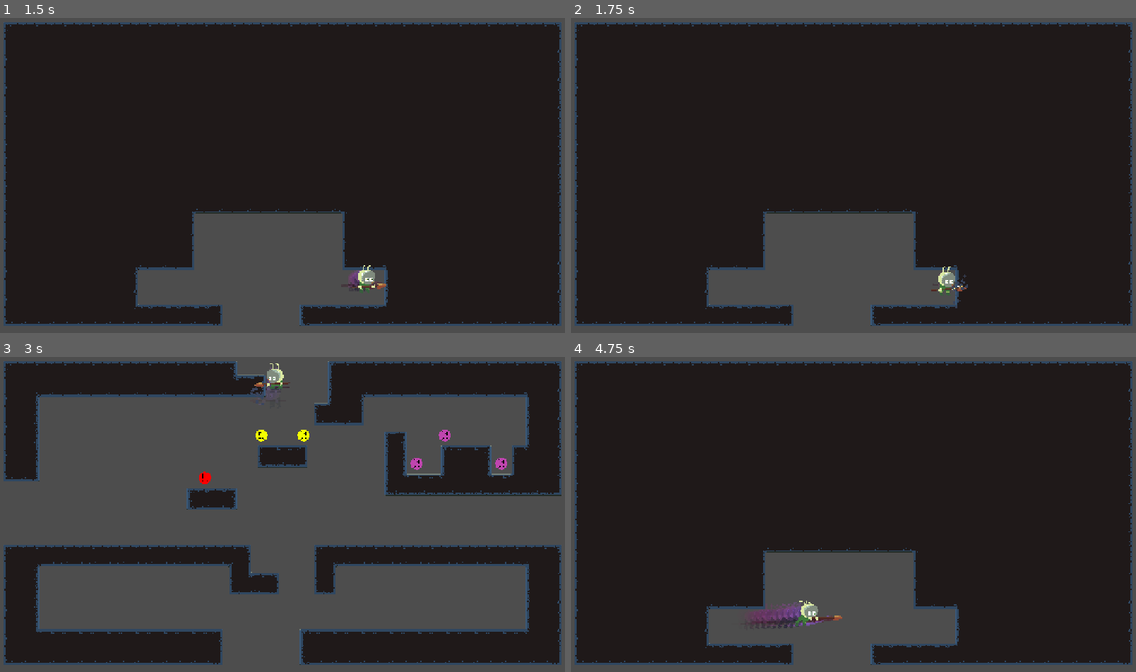
Above: before the commit, frames 1-4 (two rows, left to right).
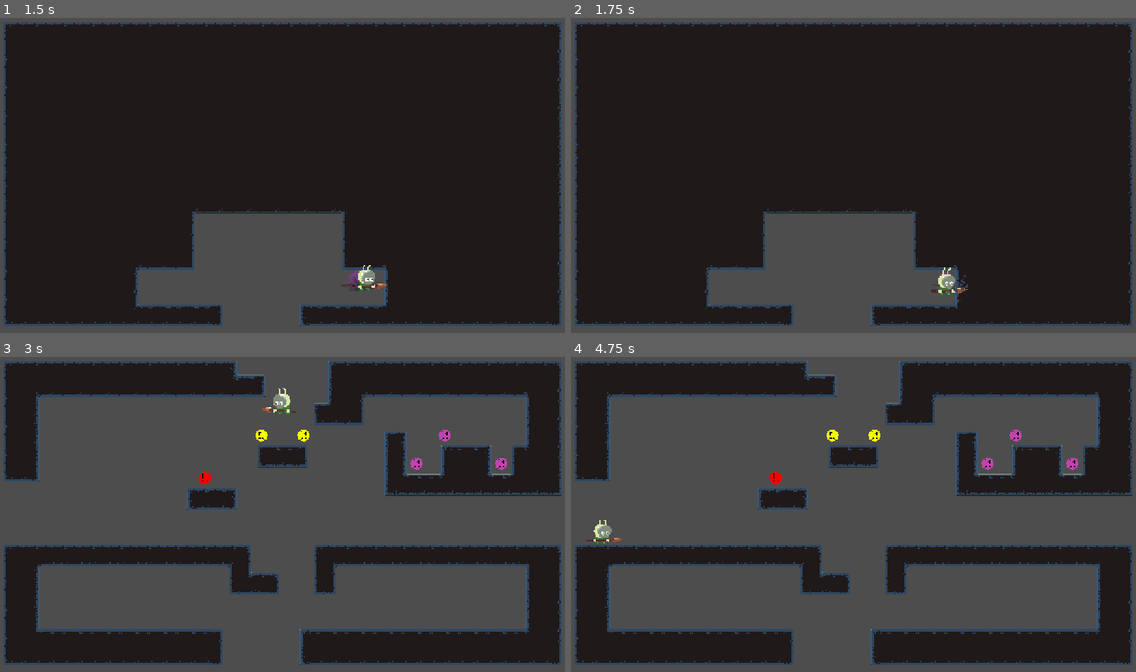
Above: after the commit, the same moments.

Repository: soulwa/ggj2026
Game: Godot game, scene res://Scenes/Levels/example_down.tscn
The game is run twice, just before and just after one commit, with the same random seed, the same clock (stepped at 60 frames per second) and the same inputs. This scene is started directly instead of the project's main scene.
Inputs:
- Up to frame 1 (1.5 s): tap Enter at 0.5 s; hold X (action) 0.53-1.28 s; hold Right (right) from 0.53 s (still down); tap Z (jump) at 0.77, 0.8, 1.07, 1.35 s
- Up to frame 2 (1.75 s): keep holding Right (right); tap Z (jump) at 1.52 s; tap X (action) at 1.55 s
- Up to frame 3 (3 s): tap Z (jump) at 1.82, 2.3 s; release Right (right) at 2.03 s; hold X (action) 2.03-2.78 s; hold Left (left) from 2.03 s (still down); tap Shift (switch_mask) at 2.85 s
- Up to frame 4 (4.75 s): tap Z (jump) at 3.02, 3.32, 3.77, 3.8, 4.07, 4.35, 4.52 s; tap X (action) at 3.05, 4.55 s; hold X (action) 3.53-4.28 s; release Left (left) at 4.28 s; hold Right (right) from 4.28 s (still down)

Frame 1 is identical in both runs. In frame 2, 0.2% of the frame differs, in the area x 63-71%, y 78-88%; in frame 3, 0.4%; in frame 4, 58%, in the area x 0-100%, y 1-95%.

Commit message:
dive and mask switch

Diff:
--- a/Scenes/player.tscn
+++ b/Scenes/player.tscn
@@ -2,6 +2,7 @@
 
 [ext_resource type="Script" uid="uid://utx1cv7juuf5" path="res://Scripts/player.gd" id="1_cvnsp"]
 [ext_resource type="Texture2D" uid="uid://bhnlook8ti2qb" path="res://Assets/Sprites/player-neutral-body.png" id="2_fkybt"]
+[ext_resource type="Texture2D" uid="uid://dpd6pff5dtsme" path="res://Assets/Sprites/player-dive-body.png" id="2_igrcy"]
 [ext_resource type="Texture2D" uid="uid://bi8jyaveywfuq" path="res://Assets/Sprites/player-jump-body.png" id="3_ukyrk"]
 [ext_resource type="Texture2D" uid="uid://b5nyo2ajajnaw" path="res://Assets/Sprites/player-running-body.png" id="3_x3wgy"]
 [ext_resource type="Texture2D" uid="uid://mwoxk3x1yvq7" path="res://Assets/Sprites/player-thrust-body.png" id="4_tx1dd"]
@@ -10,14 +11,24 @@
 [ext_resource type="Texture2D" uid="uid://d1par8hg1tmfv" path="res://Assets/Sprites/player-running-mask.png" id="5_8erm5"]
 [ext_resource type="Texture2D" uid="uid://vtqqxwx8dueg" path="res://Assets/Sprites/player-running-spear.png" id="7_3smsa"]
 [ext_resource type="Texture2D" uid="uid://bv8pjuxcwfvf0" path="res://Assets/Sprites/player-jump-mask.png" id="7_7dp3o"]
+[ext_resource type="Texture2D" uid="uid://dctdcy3smovto" path="res://Assets/Sprites/player-dive-mask-down.png" id="7_fs7ks"]
 [ext_resource type="Texture2D" uid="uid://swei1d44s7gd" path="res://Assets/Sprites/player-thrust-mask.png" id="7_gymyn"]
 [ext_resource type="Texture2D" uid="uid://c47nouorgr18i" path="res://Assets/Sprites/player-thrust-spear.png" id="10_pu2lt"]
 [ext_resource type="Texture2D" uid="uid://b5t70y3872jtp" path="res://Assets/Sprites/player-jump-spear.png" id="11_h4iuc"]
-[ext_resource type="Script" path="res://Scripts/afterimage_trail.gd" id="11_trail"]
-[ext_resource type="Script" path="res://Scripts/smash_particles.gd" id="12_smash"]
+[ext_resource type="Script" uid="uid://cj5b38efi7kmh" path="res://Scripts/afterimage_trail.gd" id="11_trail"]
+[ext_resource type="Texture2D" uid="uid://bk43c73mihko7" path="res://Assets/Sprites/player-dive-spear.png" id="12_l6n3p"]
+[ext_resource type="Script" uid="uid://cvogmgc3vx3iq" path="res://Scripts/smash_particles.gd" id="12_smash"]
 
 [sub_resource type="RectangleShape2D" id="RectangleShape2D_f3sb7"]
 size = Vector2(20, 16.166668)
+
+[sub_resource type="AtlasTexture" id="AtlasTexture_ph33w"]
+atlas = ExtResource("2_igrcy")
+region = Rect2(0, 0, 192, 192)
+
+[sub_resource type="AtlasTexture" id="AtlasTexture_7ldla"]
+atlas = ExtResource("2_igrcy")
+region = Rect2(192, 0, 192, 192)
 
 [sub_resource type="AtlasTexture" id="AtlasTexture_83xs0"]
 atlas = ExtResource("3_ukyrk")
@@ -67,6 +78,17 @@
 animations = [{
 "frames": [{
 "duration": 1.0,
+"texture": SubResource("AtlasTexture_ph33w")
+}, {
+"duration": 1.0,
+"texture": SubResource("AtlasTexture_7ldla")
+}],
+"loop": false,
+"name": &"dive",
+"speed": 10.0
+}, {
+"frames": [{
+"duration": 1.0,
 "texture": ExtResource("2_fkybt")
 }],
 "loop": true,
@@ -130,6 +152,14 @@
 "speed": 15.0
 }]
 
+[sub_resource type="AtlasTexture" id="AtlasTexture_r7t2e"]
+atlas = ExtResource("7_fs7ks")
+region = Rect2(0, 0, 192, 192)
+
+[sub_resource type="AtlasTexture" id="AtlasTexture_nmr2m"]
+atlas = ExtResource("7_fs7ks")
+region = Rect2(192, 0, 192, 192)
+
 [sub_resource type="AtlasTexture" id="AtlasTexture_yh6i2"]
 atlas = ExtResource("7_7dp3o")
 region = Rect2(192, 0, 192, 192)
@@ -182,6 +212,17 @@
 animations = [{
 "frames": [{
 "duration": 1.0,
+"texture": SubResource("AtlasTexture_r7t2e")
+}, {
+"duration": 1.0,
+"texture": SubResource("AtlasTexture_nmr2m")
+}],
+"loop": false,
+"name": &"dive",
+"speed": 10.0
+}, {
+"frames": [{
+"duration": 1.0,
 "texture": ExtResource("4_x3wgy")
 }],
 "loop": true,
@@ -245,6 +286,14 @@
 "speed": 15.0
 }]
 
+[sub_resource type="AtlasTexture" id="AtlasTexture_ax3m3"]
+atlas = ExtResource("12_l6n3p")
+region = Rect2(0, 0, 192, 192)
+
+[sub_resource type="AtlasTexture" id="AtlasTexture_3vlem"]
+atlas = ExtResource("12_l6n3p")
+region = Rect2(192, 0, 192, 192)
+
 [sub_resource type="AtlasTexture" id="AtlasTexture_qpa8y"]
 atlas = ExtResource("11_h4iuc")
 region = Rect2(192, 0, 192, 192)
@@ -293,6 +342,17 @@
 animations = [{
 "frames": [{
 "duration": 1.0,
+"texture": SubResource("AtlasTexture_ax3m3")
+}, {
+"duration": 1.0,
+"texture": SubResource("AtlasTexture_3vlem")
+}],
+"loop": false,
+"name": &"dive",
+"speed": 10.0
+}, {
+"frames": [{
+"duration": 1.0,
 "texture": ExtResource("5_3smsa")
 }],
 "loop": true,
@@ -359,9 +419,13 @@
 [sub_resource type="RectangleShape2D" id="RectangleShape2D_ukyrk"]
 size = Vector2(70, 14)
 
+[sub_resource type="RectangleShape2D" id="RectangleShape2D_igrcy"]
+size = Vector2(30, 41)
+
 [node name="Player" type="CharacterBody2D" unique_id=1327567935]
 collision_mask = 14
 floor_block_on_wall = false
+floor_snap_length = 0.0
 script = ExtResource("1_cvnsp")
 
 [node name="CollisionShape2D" type="CollisionShape2D" parent="." unique_id=334823801]
@@ -372,17 +436,16 @@
 [node name="Body" type="AnimatedSprite2D" parent="." unique_id=955490563]
 texture_filter = 1
 sprite_frames = SubResource("SpriteFrames_036b0")
-animation = &"land"
+animation = &"dive"
+flip_h = true
 
 [node name="Mask" type="AnimatedSprite2D" parent="." unique_id=973414495]
 sprite_frames = SubResource("SpriteFrames_8erm5")
-animation = &"land"
+animation = &"dive"
 
 [node name="Spear" type="AnimatedSprite2D" parent="." unique_id=2118708115]
 sprite_frames = SubResource("SpriteFrames_f1ek2")
-animation = &"thrust"
-frame = 2
-frame_progress = 1.0
+animation = &"dive"
 
 [node name="SpearHitbox" type="Area2D" parent="." unique_id=1815314269]
 collision_layer = 0
@@ -398,14 +461,61 @@
 shape = SubResource("RectangleShape2D_ukyrk")
 disabled = true
 
-[connection signal="body_entered" from="SpearHitbox" to="." method="_on_spear_hitbox_body_entered"]
-
-[node name="AfterimageTrail" type="Node2D" parent="."]
+[node name="AfterimageTrail" type="Node2D" parent="." unique_id=801396021]
 script = ExtResource("11_trail")
 
-[node name="SmashParticles" type="CPUParticles2D" parent="."]
+[node name="SmashParticles" type="CPUParticles2D" parent="." unique_id=1728665215]
 emitting = false
 script = ExtResource("12_smash")
 
-[node name="WeaponTip" type="Marker2D" parent="."]
+[node name="WeaponTip" type="Marker2D" parent="." unique_id=642986737]
 position = Vector2(48, 8)
+
+[node name="SwapmaskUIRight" type="Node2D" parent="." unique_id=497003996]
+visible = false
+
+[node name="ThrustMask" type="Sprite2D" parent="SwapmaskUIRight" unique_id=390062780]
+position = Vector2(54, 3)
+texture = ExtResource("4_x3wgy")
+
+[node name="DiveMask" type="Sprite2D" parent="SwapmaskUIRight" unique_id=1365743981]
+position = Vector2(-6, 65)
+texture = ExtResource("4_x3wgy")
+
+[node name="DoubleumpMask" type="Sprite2D" parent="SwapmaskUIRight" unique_id=58692241]
+position = Vector2(-3, -58)
+texture = ExtResource("4_x3wgy")
+
+[node name="SwapmaskUILeft" type="Node2D" parent="." unique_id=1511842870]
+visible = false
+
+[node name="ThrustMask" type="Sprite2D" parent="SwapmaskUILeft" unique_id=579651800]
+position = Vector2(-56, 4)
+texture = ExtResource("4_x3wgy")
+flip_h = true
+
+[node name="DiveMask" type="Sprite2D" parent="SwapmaskUILeft" unique_id=2133865910]
+position = Vector2(-6, 65)
+texture = ExtResource("4_x3wgy")
+flip_h = true
+
+[node name="DoubleumpMask" type="Sprite2D" parent="SwapmaskUILeft" unique_id=961024862]
+position = Vector2(-3, -58)
+texture = ExtResource("4_x3wgy")
+flip_h = true
+
+[node name="SpearHitboxDive" type="Area2D" parent="." unique_id=879356101]
+collision_layer = 0
+collision_mask = 6
+
+[node name="ShapeRight" type="CollisionShape2D" parent="SpearHitboxDive" unique_id=1610819215]
+position = Vector2(-5, 52.5)
+shape = SubResource("RectangleShape2D_igrcy")
+disabled = true
+
+[node name="ShapeLeft" type="CollisionShape2D" parent="SpearHitboxDive" unique_id=1543199290]
+position = Vector2(5, 52.5)
+shape = SubResource("RectangleShape2D_igrcy")
+disabled = true
+
+[connection signal="body_entered" from="SpearHitbox" to="." method="_on_spear_hitbox_body_entered"]
--- a/Scripts/globals.gd
+++ b/Scripts/globals.gd
@@ -17,5 +17,6 @@
 	Thrust,
 	DoubleJump,
 	Dive,
+	Cry,
 }
 var currently_selected_action: Action = Action.Thrust
--- a/Scripts/player.gd
+++ b/Scripts/player.gd
@@ -23,6 +23,12 @@
 @onready var spear_hitbox: Area2D = $SpearHitbox
 @onready var shape_right: CollisionShape2D = $SpearHitbox/ShapeRight
 @onready var shape_left: CollisionShape2D = $SpearHitbox/ShapeLeft
+@onready var spear_hitbox_dive: Area2D = $SpearHitboxDive
+@onready var spear_hitbox_dive_shape_left: CollisionShape2D = $SpearHitboxDive/ShapeLeft
+@onready var spear_hitbox_dive_shape_right: CollisionShape2D = $SpearHitboxDive/ShapeRight
+
+@onready var swapmask_ui_left: Node2D = $SwapmaskUILeft
+@onready var swapmask_ui_right: Node2D = $SwapmaskUIRight
 
 # particles
 @onready var smash_particles: SmashParticles = $SmashParticles
@@ -73,14 +79,16 @@
 
 @export_subgroup("Downdash")
 @export var dive_startup_time := DT * 2
-@export var dive_accel := -30.0
-@export var dive_max_speed := -300.0
+@export var dive_gravity_multiplier := 2.0
+@export var dive_initial_y_vel := 1000.0
+@export var dive_bounce_boost_height := 32.0 * 4
 
 enum MoveState {
 	NORMAL,
 	THRUST,
 	THRUST_ACTIONABLE,
-	DOWNDASH,
+	DIVE,
+	DIVE_BOUNCE,
 	SWAPMASK,
 }
 
@@ -92,15 +100,24 @@
 var jump_buffer_timer := 0.0
 var action_buffer_timer := 0.0
 var was_in_air_last_frame: bool = false
+var disable_jump_cancel: bool = false
+var latest_direction := Vector2i.ZERO
 
 var thrust_timer: float
 var thrust_direction: int
 var thrusts_remaining: int
+
+var dive_height_fallen: float
+var dives_remaining: int
+
+var doublejumps_remaining: int
 
 var last_tick_left: int
 var last_tick_right: int
 var last_tick_up: int
 var last_tick_down: int
+
+var swapmask_target: Globals.Action
 
 
 func _ready() -> void:
@@ -109,6 +126,8 @@
 	thrust_forward_force = thrust_forward_pixels / thrust_time
 	thrust_up_force = thrust_height_pixels / thrust_time
 	wall_bounce_force_y = -sqrt(2 * gravity * wall_bounce_height_pixels)
+	swapmask_ui_left.hide()
+	swapmask_ui_right.hide()
 
 func _input(event: InputEvent) -> void:
 	pass
@@ -163,6 +182,16 @@
 	elif input_move_down:
 		y_input_priority = 1
 
+	if input_initial_move_left:
+		latest_direction = Vector2i.LEFT
+	if input_initial_move_right:
+		latest_direction = Vector2i.RIGHT
+	if input_initial_move_up:
+		latest_direction = Vector2i.UP
+	if input_initial_move_down:
+		latest_direction = Vector2i.DOWN
+	if not (input_move_left or input_move_right or input_move_up or input_move_down):
+		latest_direction = Vector2i.ZERO
 
 	var hmove = x_input_priority
 	#endregion
@@ -180,10 +209,17 @@
 		action_buffer_timer -= delta
 	#endregion
 
+	if input_swapmask_pressed:
+		enter_swapmask()
+	if input_swapmask_released:
+		exit_swapmask()
+
+
 	#region MOVEMENT
 
-	if current_state == MoveState.NORMAL:
-		facedir = x_input_priority if x_input_priority != 0 else facedir
+	if current_state == MoveState.NORMAL or current_state == MoveState.SWAPMASK:
+		if current_state == MoveState.NORMAL:
+			facedir = x_input_priority if x_input_priority != 0 else facedir
 
 		var effective_accel = run_accel if is_on_floor() else air_accel
 		var effective_top_speed = run_top_speed if is_on_floor() else air_top_speed
@@ -200,36 +236,68 @@
 			velocity.x = move_toward(velocity.x, 0, effective_friction * delta)
 
 
-		# jump from the floor
-		# TODO (sam): fix dj w coyote time off of wall.
-		if input_jump_pressed:
-			jump_buffer_timer = jump_buffer
-		# jump is buffered and on the floor, or just left it.
-		if jump_buffer_timer > 0 and coyote_timer >= 0 and is_on_floor():
-			velocity.y = jump_power
-			jump_buffer_timer = 0
-		# wall jump
-		#elif jump_buffer_timer > 0 and is_on_wall():
-			#var walldir = get_wall_normal()
-			#velocity.x = wall_jump_power_x * walldir.x
-			#velocity.y = wall_jump_power_y
-			#jump_buffer_timer = 0
-		if input_jump_released and velocity.y < jump_cancel_power:
-			velocity.y = jump_cancel_power
-
-		# prepare thrust direction as latest input dir in normal move
-		if is_on_floor():
-			thrusts_remaining = num_thrusts_per_jump
-		if input_action_pressed:
-			action_buffer_timer = action_buffer
-		match Globals.currently_selected_action:
-			Globals.Action.Thrust:
-				if action_buffer_timer > 0 and thrusts_remaining > 0:
-					begin_thrust()
-			Globals.Action.Dive:
-				pass
-			Globals.Action.DoubleJump:
-				pass
+		if current_state == MoveState.NORMAL:
+			# jump from the floor
+			# TODO (sam): fix dj w coyote time off of wall.
+			if input_jump_pressed:
+				jump_buffer_timer = jump_buffer
+			# jump is buffered and on the floor, or just left it.
+			if jump_buffer_timer > 0 and coyote_timer >= 0 and is_on_floor():
+				disable_jump_cancel = false
+				velocity.y = jump_power
+				jump_buffer_timer = 0
+			# wall jump
+			#elif jump_buffer_timer > 0 and is_on_wall():
+				#var walldir = get_wall_normal()
+				#velocity.x = wall_jump_power_x * walldir.x
+				#velocity.y = wall_jump_power_y
+				#jump_buffer_timer = 0
+			if input_jump_released and velocity.y < jump_cancel_power and !disable_jump_cancel:
+				velocity.y = jump_cancel_power
+
+			# prepare thrust direction as latest input dir in normal move
+			if is_on_floor():
+				thrusts_remaining = num_thrusts_per_jump
+				dives_remaining = 1
+				doublejumps_remaining = 1
+			if input_action_pressed:
+				action_buffer_timer = action_buffer
+			match Globals.currently_selected_action:
+				Globals.Action.Thrust:
+					if action_buffer_timer > 0 and thrusts_remaining > 0:
+						begin_thrust()
+				Globals.Action.Dive:
+					if action_buffer_timer > 0 and dives_remaining > 0:
+						begin_dive()
+				Globals.Action.DoubleJump:
+					if action_buffer_timer > 0 and doublejumps_remaining > 0:
+						double_jump()
+			#if Input.is_action_just_pressed("_debug_dive") and dives_remaining > 0:
+				#begin_dive()
+
+		# SWAP MASK STATE input handling
+		elif current_state == MoveState.SWAPMASK:
+			if input_initial_move_down:
+				swapmask_target = Globals.Action.Dive
+			if input_initial_move_up:
+				swapmask_target = Globals.Action.DoubleJump
+			if input_initial_move_left:
+				if facedir < 0:
+					swapmask_target = Globals.Action.Thrust
+				else:
+					swapmask_target = Globals.Action.Cry
+			if input_initial_move_right:
+				if facedir < 0:
+					swapmask_target = Globals.Action.Cry
+				else:
+					swapmask_target = Globals.Action.Thrust
+			# exit menu
+			if input_action_pressed:
+				action_buffer_timer = action_buffer
+				exit_swapmask()
+			elif input_swapmask_released:
+				exit_swapmask()
+
 
 		# compute maximums (unless we want to bypass), gravity as final pass on "physics"
 		#velocity.x = clamp(velocity.x, -effective_top_speed, effective_top_speed)
@@ -260,12 +328,22 @@
 		if sign(hmove) == -sign(velocity.x) or is_on_floor() or is_on_wall():
 			end_thrust()
 
+	elif current_state == MoveState.DIVE:
+		# apply gravity
+		velocity.y += gravity * delta * dive_gravity_multiplier
+		dive_height_fallen += velocity.y * delta
+		# check to hit ground
+		for body in spear_hitbox_dive.get_overlapping_bodies():
+			if body is TileMapLayer:
+				dive_bounce()
+	elif current_state == MoveState.DIVE_BOUNCE:
+		end_dive() # TODO
+
 	move_and_slide()
 	var num_cols = get_slide_collision_count()
 	for idx in num_cols:
 		var collision = get_slide_collision(idx)
 		# TODO (sam): do relevant stuff here if we need, like enemies, walls, spike
-		pass
 	#endregion
 
 	#region ANIMATION
@@ -283,12 +361,13 @@
 				if sprite.animation != "jump": sprite.play("jump")
 		elif current_state == MoveState.THRUST or current_state == MoveState.THRUST_ACTIONABLE and sprite.animation != "thrust":
 			sprite.play("thrust")
+		elif current_state == MoveState.DIVE:
+			if sprite.animation != "dive": sprite.play("dive")
 
 	if !is_on_floor():
 		was_in_air_last_frame = true
 	else:
 		was_in_air_last_frame = false
-	print($Body.animation)
 	#endregion
 
 func _emit_wall_smash_particles() -> void:
@@ -338,3 +417,68 @@
 	velocity.y = wall_bounce_force_y
 	_emit_wall_smash_particles()
 	end_thrust()
+	disable_jump_cancel = true
+
+func enter_swapmask() -> void:
+	current_state = MoveState.SWAPMASK
+	match latest_direction:
+		Vector2i.UP:
+			swapmask_target = Globals.Action.DoubleJump
+		Vector2i.DOWN:
+			swapmask_target = Globals.Action.Dive
+		Vector2i.LEFT:
+			if facedir < 0:
+				swapmask_target = Globals.Action.Thrust
+			else:
+				swapmask_target = Globals.Action.Cry
+		Vector2i.RIGHT:
+			if facedir < 0:
+				swapmask_target = Globals.Action.Cry
+			else:
+				swapmask_target = Globals.Action.Thrust
+		Vector2i.ZERO:
+			swapmask_target = Globals.currently_selected_action
+	Engine.time_scale = 0.05
+	if facedir < 0:
+		swapmask_ui_left.show()
+	else:
+		swapmask_ui_right.show()
+
+func exit_swapmask() -> void:
+	Globals.currently_selected_action = swapmask_target
+	current_state = MoveState.NORMAL
+	Engine.time_scale = 1.0
+	swapmask_ui_left.hide()
+	swapmask_ui_right.hide()
+
+func begin_dive() -> void:
+	current_state = MoveState.DIVE
+	velocity.y = dive_initial_y_vel
+	dive_height_fallen = 0
+	dives_remaining -= 1
+	spear_hitbox_dive.monitoring = true
+	if facedir < 0:
+		spear_hitbox_dive_shape_right.disabled = true
+		spear_hitbox_dive_shape_left.disabled = false
+	else:
+		spear_hitbox_dive_shape_right.disabled = false
+		spear_hitbox_dive_shape_left.disabled = true
+
+func dive_bounce() -> void:
+	print("dive bouncing from a fall of ", dive_height_fallen, " (", round(dive_height_fallen/16.0), " tiles)")
+	velocity.y = -sqrt(2 * gravity * (dive_height_fallen + dive_bounce_boost_height))
+	current_state = MoveState.DIVE_BOUNCE
+	dives_remaining = 0
+	thrusts_remaining = num_thrusts_per_jump
+	doublejumps_remaining = 1
+	spear_hitbox_dive.monitoring = false
+	spear_hitbox_dive_shape_right.disabled = true
+	spear_hitbox_dive_shape_left.disabled = true
+	disable_jump_cancel = true
+
+func end_dive() -> void:
+	current_state = MoveState.NORMAL
+
+func double_jump() -> void:
+	doublejumps_remaining -= 1
+	print("double ump!")
--- a/project.godot
+++ b/project.godot
@@ -71,7 +71,6 @@
 action={
 "deadzone": 0.2,
 "events": [Object(InputEventKey,"resource_local_to_scene":false,"resource_name":"","device":-1,"window_id":0,"alt_press …(192 unchanged characters)…
-, Object(InputEventKey,"resource_local_to_scene":false,"resource_name":"","device":-1,"window_id":0,"alt_pressed":false,"shift_pressed":false,"ctrl_pressed":false,"meta_pressed":false,"pressed":false,"keycode":0,"physical_keycode":4194325,"key_label":0,"unicode":0,"location":0,"echo":false,"script":null)
 , Object(InputEventKey,"resource_local_to_scene":false,"resource_name":"","device":-1,"window_id":0,"alt_pressed":false …(183 unchanged characters)…
 , Object(InputEventJoypadButton,"resource_local_to_scene":false,"resource_name":"","device":-1,"button_index":2,"pressure":0.0,"pressed":true,"script":null)
 , Object(InputEventJoypadButton,"resource_local_to_scene":false,"resource_name":"","device":-1,"button_index":3,"pressure":0.0,"pressed":true,"script":null)
@@ -89,6 +88,16 @@
 "events": [Object(InputEventJoypadMotion,"resource_local_to_scene":false,"resource_name":"","device":-1,"axis":4,"axis_value":1.0,"script":null)
 , Object(InputEventJoypadMotion,"resource_local_to_scene":false,"resource_name":"","device":-1,"axis":5,"axis_value":1.0,"script":null)
 , Object(InputEventKey,"resource_local_to_scene":false,"resource_name":"","device":-1,"window_id":0,"alt_pressed":false …(186 unchanged characters)…
+]
+}
+_debug_dive={
+"deadzone": 0.2,
+"events": [Object(InputEventJoypadButton,"resource_local_to_scene":false,"resource_name":"","device":-1,"button_index":1,"pressure":0.0,"pressed":true,"script":null)
+]
+}
+_debug_doublejump={
+"deadzone": 0.2,
+"events": [Object(InputEventJoypadButton,"resource_local_to_scene":false,"resource_name":"","device":-1,"button_index":3,"pressure":0.0,"pressed":true,"script":null)
 ]
 }
 
Binary file added: Assets/Sprites/player-dive-body.png
Not shown, added: Assets/Sprites/player-dive-body.png.import
Binary file added: Assets/Sprites/player-dive-mask-down.png
Not shown, added: Assets/Sprites/player-dive-mask-down.png.import
Binary file added: Assets/Sprites/player-dive-spear.png
Not shown, added: Assets/Sprites/player-dive-spear.png.import
